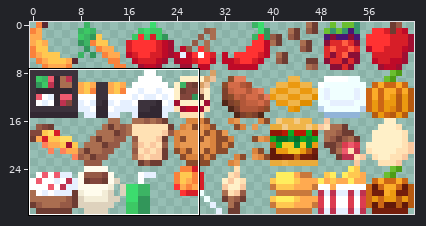
A pixel-art sprite gets an edit: v2/textures/font/emojis/food.png. Above, an overview of the earlier version with the close-up marked.
Close-up. Earlier state:
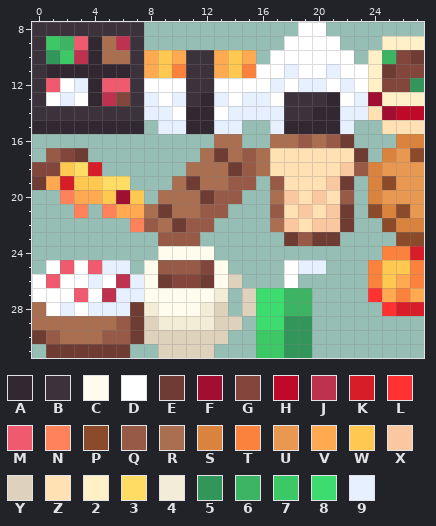
The file is 64x32 pixels. Colours within 5 levels of each other are drawn and written as one. Shown: x 0..27, y 8..31.
Palette (. is transparent): A #322832  B #3c323c  C #fffced  D #ffffff  E #6e3c32  F #a00f32  G #82463c  H #be0a28  J #be3250  K #d71e28  L #ff3232  M #ef5a6e  N #ff825a  P #8b4b2b  Q #965a46  R #aa6e50  S #d9833e  T #fa823c  U #e89851  V #ffaa50  W #ffc850  X #fac8a0  Y #ded2bd  Z #ffe1b4  2 #fff0c8  3 #ffdc64  4 #f3edd7  5 #32965a  6 #3cb464  7 #3cc864  8 #3cdc6e  9 #e6f0ff
Pixels before, first column x 0:
 8 BBBBBBBB...........DD.......
 9 B76MARJB..........DDDD...222
10 B57JARRBVWVBBVWV.DDDDDD.26GE
11 BAAAAAABVWTBBVWTDD9DD9DD2EGG
12 BMD9AMMBDDDBBDDDD9D99D9D2GG5
13 BD9DAJGB9D9BA9D99DBBBAD9F222
14 BBBBBBBB99DAAD9999BBAA99ZFHH
15 AAAAAAAA.99AA99..9AAAA9..ZZZ
16 .............RR..RRQRQE...SS
17 .QGE........RERQRZZZZZZE.SUP
18 GGW3K......RRREQRZZZZZXQSUUU
19 EVKWW33...RERRQQ.QZZZXE.SPUU
20 ..NVVWFW.RRREQQ..RXZXZQ.SUUU
21 ...N.NVVRERRQQ...QZXZXE.PSPU
22 .......NQREQQ....RXZXXE..PSS
23 .........QQQ......EQEE....PP
24 .........CCCC............TTK
25 .DMDM99.CQQQGC....D99...TWWT
26 DMDD9DJ9CEGGECY...D.....TWVT
27 DDDMDJ99CCCCC4.Y8866....LVTV
28 RD9D999E4CCC4Y.Y8866.....LKK
29 RRRRRRQEY4444YY.8855........
30 EQRRRQQEYYYYYY..7755........
31 .EEEEEE..YYYY...7755........
Once edited:
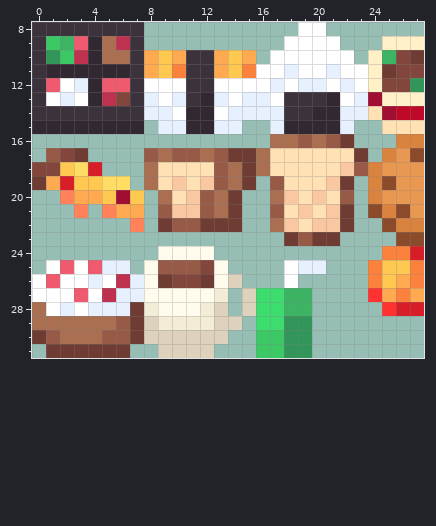
Commit: Make :bread: look more like bread
What changed:
Changed rows in their new state; - is an unchanged pixel.
first column x 8:
16 -----..-
17 QRQQ-QEE
18 RZZZZQRE
19 RZXZXQRE
20 --ZXQRE-
21 .QXX-RE-
22 .EQ-EEE-
23 -...----
Pixel boxes of the changes (left, top, right, bottom) in both close-ups:
changed: (144, 134, 256, 246)
